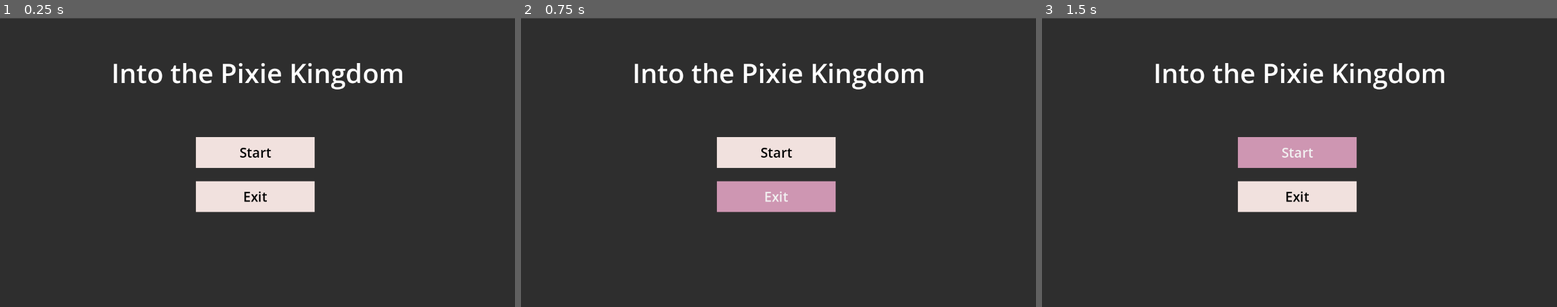
Above: before the commit, frames 1-3 (left to right).
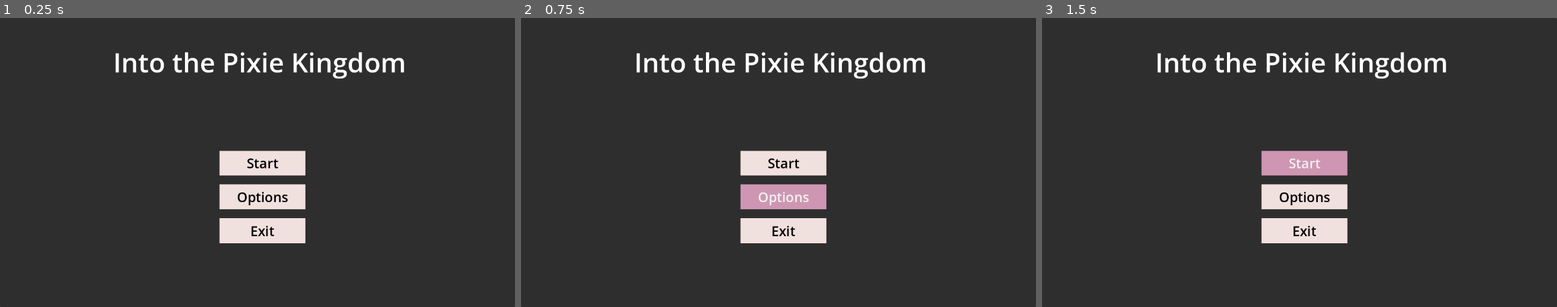
Above: after the commit, the same moments.

Repository: AlexReidNZ/Into-The-Pixie-Kingdom
Game: Godot game, scene res://Scenes/menu.tscn
Two runs of this game, one before a commit and one after it. Both use one fixed random seed, a clock stepped at 60 frames per second and the inputs below.
Inputs (mouse positions are in pixels of both pictures, inside the frame that each line leads up to):
- Up to frame 1 (0.25 s): no input
- Up to frame 2 (0.75 s): click (783, 197) at 0.5 s, where only the run after the commit has a clickable "Options"
- Up to frame 3 (1.5 s): click "Start" at 1.25 s

The runs differ from the first frame. In frame 1, 7.5% of the frame differs, in the area x 22-79%, y 11-78%; in frame 2, 7.5%; in frame 3, 7.5%.

Commit message:
feat: add basic menu script

Diff:
--- a/Scenes/menu.tscn
+++ b/Scenes/menu.tscn
@@ -1,4 +1,6 @@
-[gd_scene load_steps=5 format=3 uid="uid://b3vc3f0qwdu3e"]
+[gd_scene load_steps=6 format=3 uid="uid://b3vc3f0qwdu3e"]
+
+[ext_resource type="Script" path="res://Scripts/menu.gd" id="1_jblc2"]
 
 [sub_resource type="StyleBoxEmpty" id="StyleBoxEmpty_hw2be"]
 
@@ -17,13 +19,30 @@
 anchor_bottom = 1.0
 grow_horizontal = 2
 grow_vertical = 2
+script = ExtResource("1_jblc2")
 
 [node name="Background" type="Panel" parent="."]
-layout_mode = 0
-offset_left = -1.0
-offset_top = 1.0
-offset_right = 1154.0
-offset_bottom = 657.0
+layout_mode = 1
+anchors_preset = 15
+anchor_right = 1.0
+anchor_bottom = 1.0
+grow_horizontal = 2
+grow_vertical = 2
+
+[node name="Title" type="Label" parent="."]
+layout_mode = 1
+anchors_preset = 5
+anchor_left = 0.5
+anchor_right = 0.5
+offset_left = -385.0
+offset_top = 45.0
+offset_right = 395.0
+offset_bottom = 153.0
+grow_horizontal = 2
+theme_override_font_sizes/font_size = 60
+text = "Into the Pixie Kingdom"
+horizontal_alignment = 1
+vertical_alignment = 1
 
 [node name="VBoxContainer" type="VBoxContainer" parent="."]
 layout_mode = 1
@@ -32,13 +51,13 @@
 anchor_top = 0.5
 anchor_right = 0.5
 anchor_bottom = 0.5
-offset_left = -138.0
-offset_top = -57.0
-offset_right = 128.0
-offset_bottom = 111.0
+offset_left = -85.0
+offset_top = -26.0
+offset_right = 107.0
+offset_bottom = 181.0
 grow_horizontal = 2
 grow_vertical = 2
-theme_override_constants/separation = 30
+theme_override_constants/separation = 20
 
 [node name="Start" type="Button" parent="VBoxContainer"]
 layout_mode = 2
@@ -51,6 +70,17 @@
 theme_override_styles/normal = SubResource("StyleBoxFlat_pesam")
 text = "Start"
 
+[node name="Options" type="Button" parent="VBoxContainer"]
+layout_mode = 2
+size_flags_vertical = 3
+theme_override_colors/font_color = Color(0, 0, 0, 1)
+theme_override_font_sizes/font_size = 30
+theme_override_styles/focus = SubResource("StyleBoxEmpty_hw2be")
+theme_override_styles/hover = SubResource("StyleBoxFlat_3g8l7")
+theme_override_styles/pressed = SubResource("StyleBoxFlat_1k4h5")
+theme_override_styles/normal = SubResource("StyleBoxFlat_pesam")
+text = "Options"
+
 [node name="Exit" type="Button" parent="VBoxContainer"]
 layout_mode = 2
 size_flags_vertical = 3
@@ -62,13 +92,6 @@
 theme_override_styles/normal = SubResource("StyleBoxFlat_pesam")
 text = "Exit"
 
-[node name="Title" type="Label" parent="."]
-layout_mode = 0
-offset_left = 187.0
-offset_top = 69.0
-offset_right = 967.0
-offset_bottom = 177.0
-theme_override_font_sizes/font_size = 60
-text = "Into the Pixie Kingdom"
-horizontal_alignment = 1
-vertical_alignment = 1
+[connection signal="pressed" from="VBoxContainer/Start" to="." method="_on_start_pressed"]
+[connection signal="pressed" from="VBoxContainer/Options" to="." method="_on_options_pressed"]
+[connection signal="pressed" from="VBoxContainer/Exit" to="." method="_on_exit_pressed"]
--- /dev/null
+++ b/Scripts/menu.gd
@@ -0,0 +1,10 @@
+extends Control
+
+func _on_start_pressed() -> void:
+	pass # Replace with function body.
+
+func _on_options_pressed() -> void:
+	pass # Replace with function body.
+
+func _on_exit_pressed() -> void:
+	get_tree().quit()
